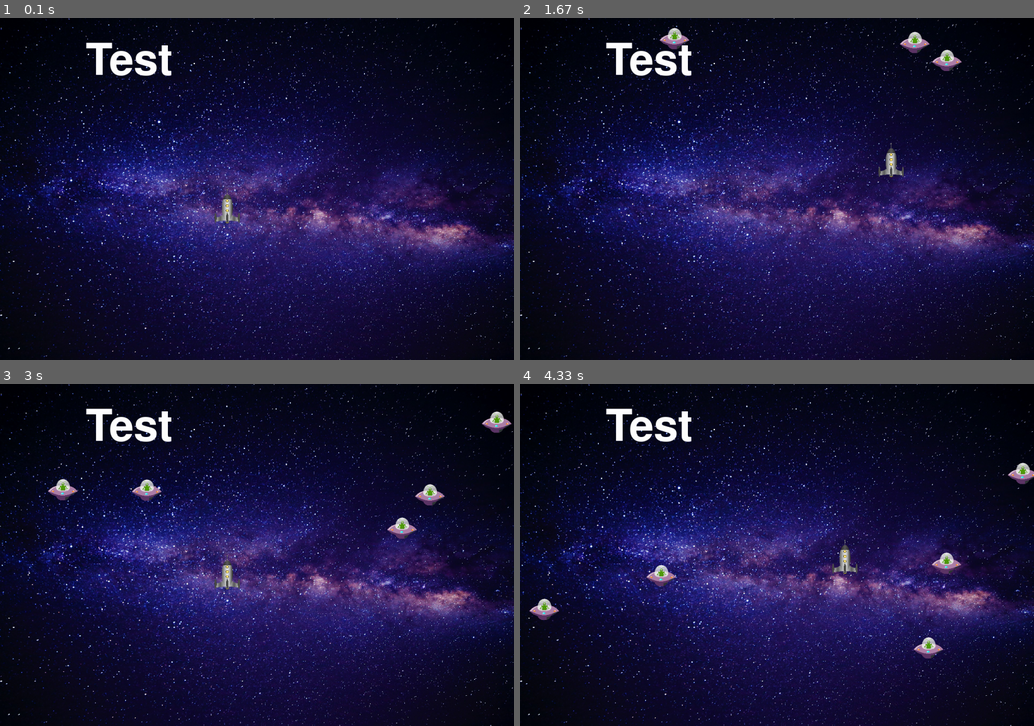
Above: before the commit, frames 1-4 (two rows, left to right).
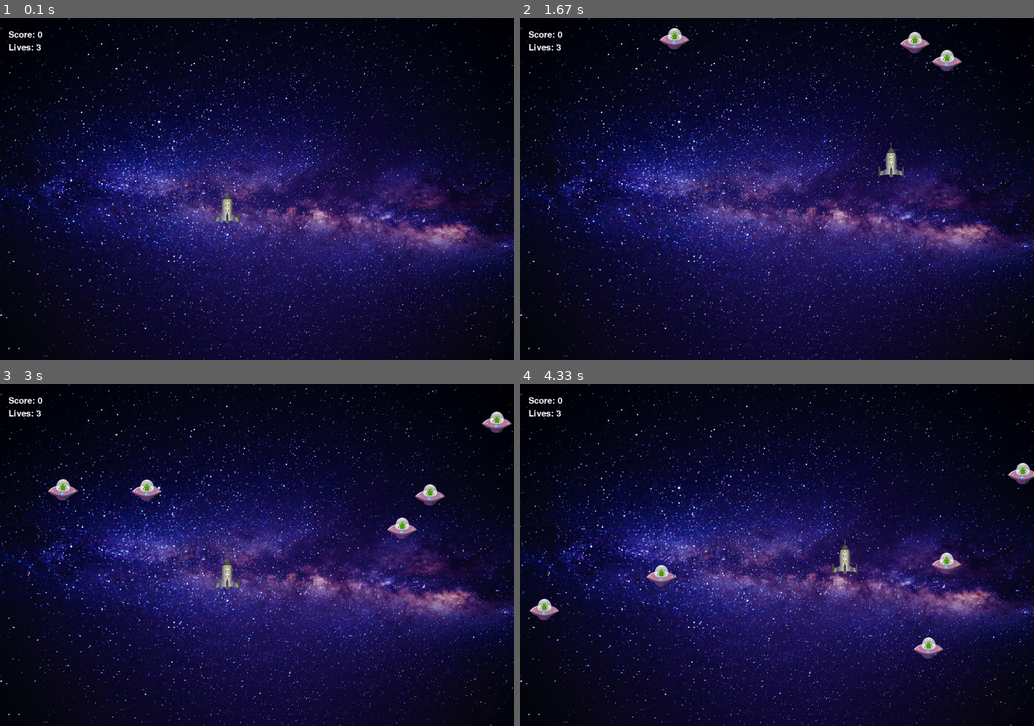
Above: after the commit, the same moments.

Repository: Pavel-Bylkov/shuter_pygame
Game: pygame game, started from main.py
Two runs of this game, one before a commit and one after it. Both use one fixed random seed, a clock stepped at 60 frames per second and the inputs below.
Inputs:
- Up to frame 1 (0.1 s): no input
- Up to frame 2 (1.67 s): hold D 0.33-0.8 s; hold W 0.83-1.13 s; hold D 1.17-1.63 s
- Up to frame 3 (3 s): hold A 1.67-2.2 s; hold S 2.23-2.53 s; hold A 2.57-2.97 s
- Up to frame 4 (4.33 s): hold W 3-3.37 s; hold D 3.4-4.03 s; hold S from 4.07 s (still down)

The runs differ from the first frame. In frame 1, 0.9% of the frame differs, in the area x 1-34%, y 3-17%; in frame 2, 0.9%; in frame 3, 0.9%; in frame 4, 0.9%.

Commit message:
add text

Diff:
--- a/main.py
+++ b/main.py
@@ -27,6 +27,29 @@
 BLUE_COLOR = (0, 0, 255)
 YELLOW_COLOR = (255, 255, 0)
 
+
+class Text:
+    def __init__(self, x, y, font=None, font_size=50, text="Test", color=WHITE_COLOR):
+        # создаем шрифт
+        self.font = pg.font.Font(font, font_size)
+        # Картинка из шрифта
+        self.color = color
+        self.image = self.font.render(text, 1, self.color)
+        self.x = x
+        self.y = y
+
+    def update(self, text):
+        self.image = self.font.render(text, 1, self.color)
+
+    def change_color(self, new_color):
+        self.color = new_color
+
+    def change_pos(self, x, y):
+        self.x = x
+        self.y = y
+
+    def reset(self, win):
+        win.blit(self.image, (self.x, self.y))
 
 class Hero(pg.sprite.Sprite):
     def __init__(self):
@@ -82,14 +105,15 @@
 # подготавливаем картинку для геймовера
 gameover = pg.transform.scale(pg.image.load(img_over), (win_width, win_height))
 
-
-# создаем шрифт
-font_temp = pg.font.Font(None, 150)
-# Картинка из шрифта
-text = font_temp.render("Test", 1, WHITE_COLOR)
-
 # создаем спрайты
 hero = Hero()
+
+# создаем надписи на экране
+score_display = Text(x=20, y=30, text="Score: 0", font_size=30)
+score = 0
+
+lives_display = Text(x=20, y=60, text="Lives: 3", font_size=30)
+lives = 3
 
 # чтобы работала группа, необходимо наследоваться от pg.sprite.Sprite
 monsters = pg.sprite.Group()
@@ -124,11 +148,14 @@
         monsters.update()
         monsters.draw(window)
 
+        score_display.update(f"Score: {score}")
+        score_display.reset(window)
+        lives_display.update(f"Lives: {lives}")
+        lives_display.reset(window)
+
         if pg.sprite.spritecollide(hero, monsters, True):
             window.blit(gameover, (0, 0))
             finish = True
-
-        window.blit(text, (200, 50))
 
         pg.display.update()
 
